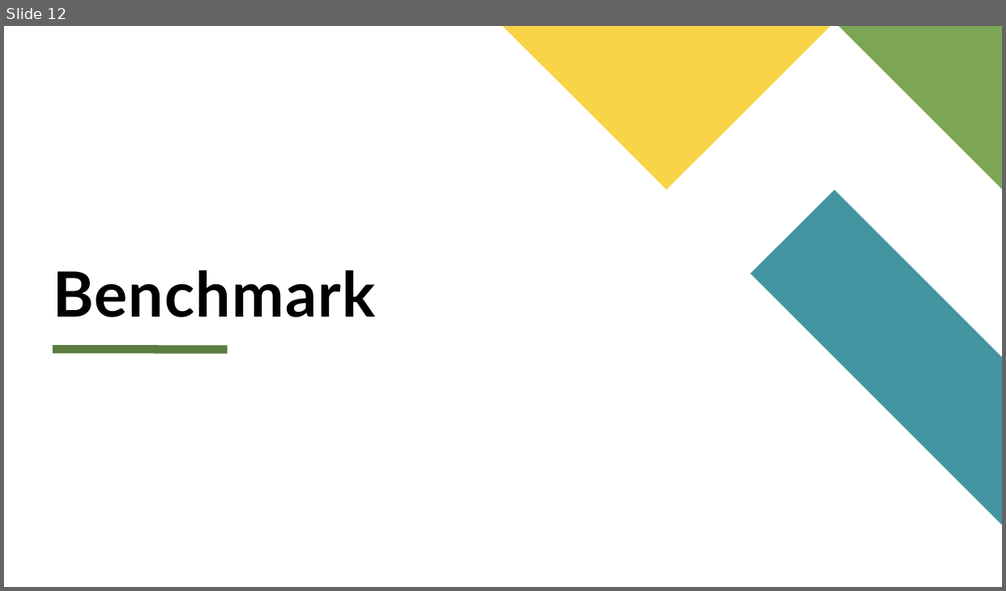
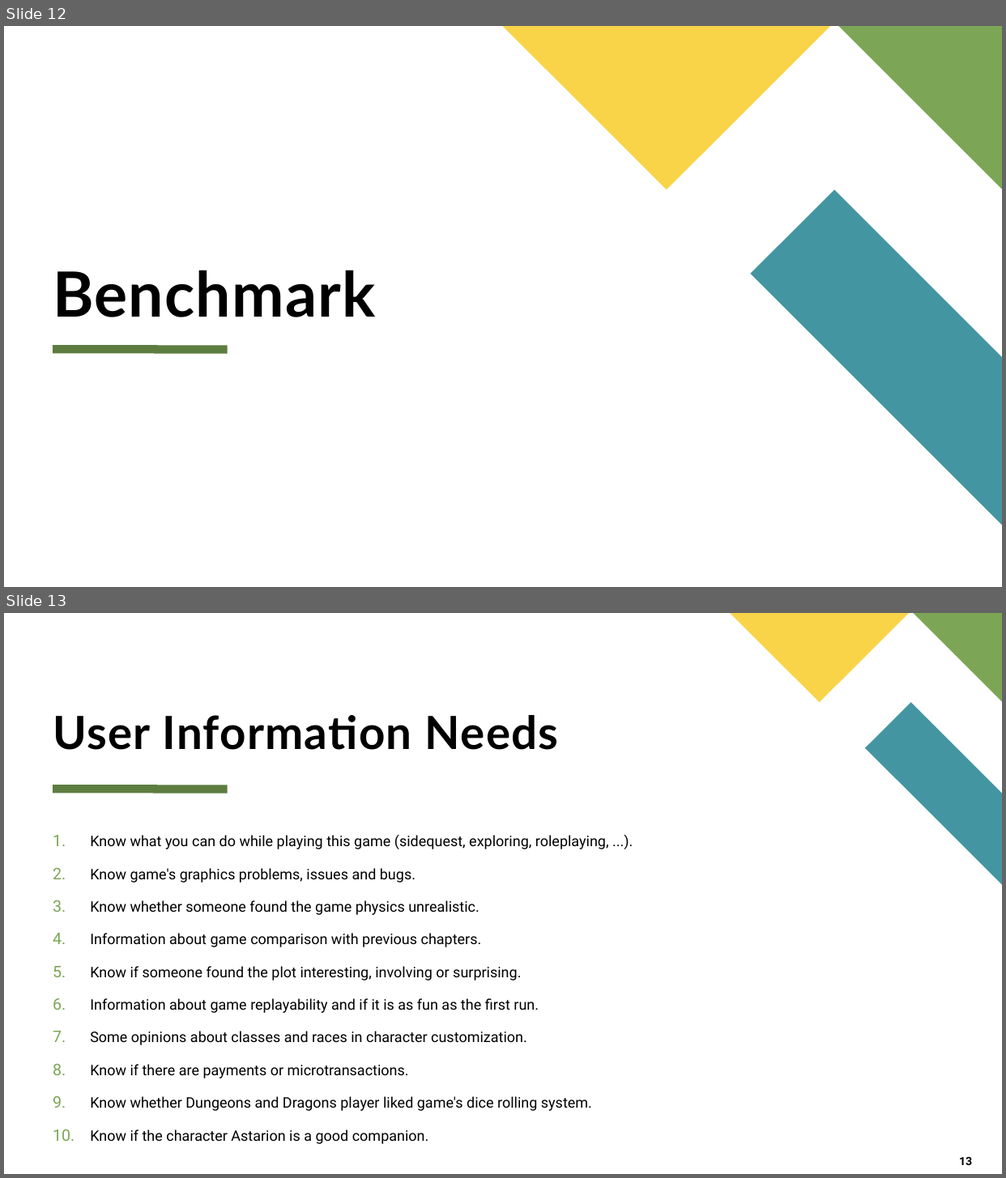
Before and after one commit to dennyciccia/full-text-search-engine, a slide deck: presentazione/Presentazione search engine.pptx. Shown one above the other, each under a label of ours: slide 12 before the commit, slides 12 and 13 after it. The pictures are 1006x591 and 1006x1178 pixels, drawn with LibreOffice and Linux fonts; fonts in the diff are those of the drawing. Boxes give left, top, right and bottom in pixels: in the first picture for what was removed or moved away, otherwise in the second. Text is boxed around its words. In the diff, an @@ line names an element or a change of style, - is before the commit and + after.

```diff
--- a/presentazione/Presentazione search engine.pptx
+++ b/presentazione/Presentazione search engine.pptx
@@ slide 13 added at bbox=[4, 613, 1002, 1174], background #FFFFFF @@
@@ freeform shape added at bbox=[731, 613, 909, 702], fill #F9D448 @@
@@ freeform shape added at bbox=[914, 613, 1002, 702], fill #7CA655 @@
@@ freeform shape added at bbox=[865, 702, 1002, 884], fill #4495A2 @@
@@ title added at bbox=[53, 715, 559, 750], 44 pt, text #000000, bold @@
+User Information Needs
@@ line added from (53, 789) to (227, 789), #5D7D40 8 pt @@
@@ text added at bbox=[90, 835, 609, 1144], 14 pt, text #000000 @@
+1. Know what you can do while playing this game (sidequest, exploring, roleplaying, ...).
+2. Know game's graphics problems, issues and bugs.
+3. Know whether someone found the game physics unrealistic.
+4. Information about game comparison with previous chapters.
+5. Know if someone found the plot interesting, involving or surprising.
+6. Information about game replayability and if it is as fun as the first run.
+7. Some opinions about classes and races in character customization.
+8. Know if there are payments or microtransactions.
+9. Know whether Dungeons and Dragons player liked game's dice rolling system.
+10. Know if the character Astarion is a good companion.
@@ page number added at bbox=[959, 1157, 972, 1165], 11 pt, text #000000, bold @@
+13
```
Also in this commit, not shown: 8 slides changed, 2 other slides added, 10 slides removed.
